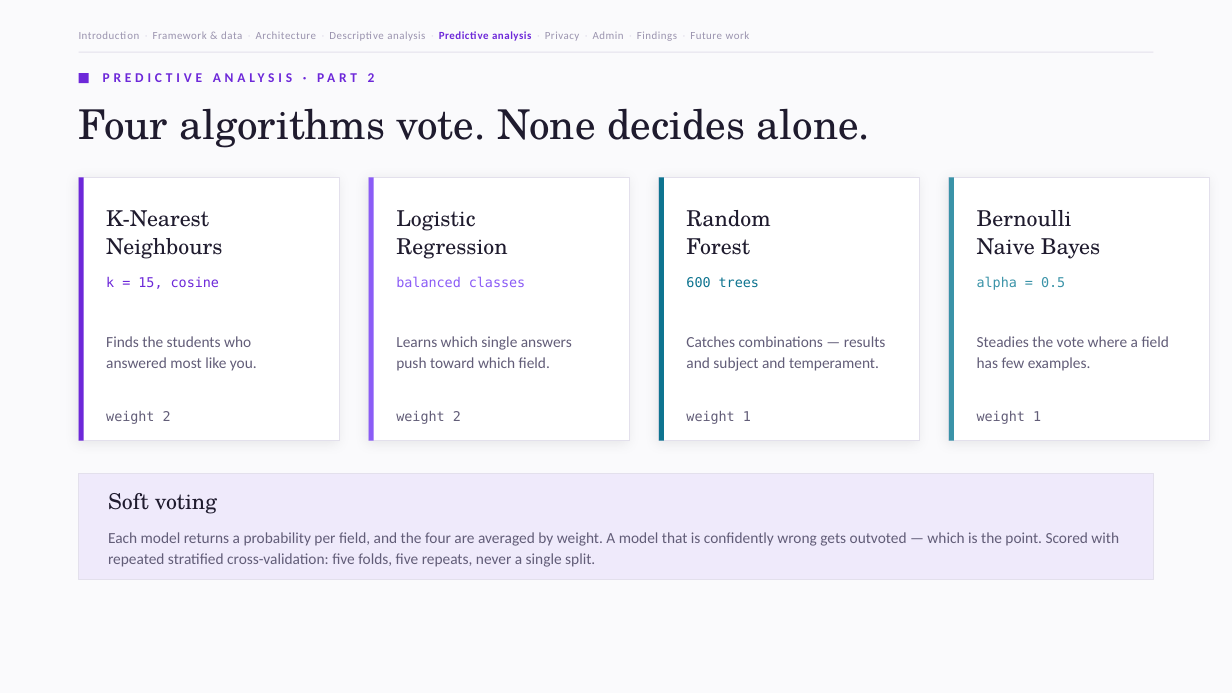
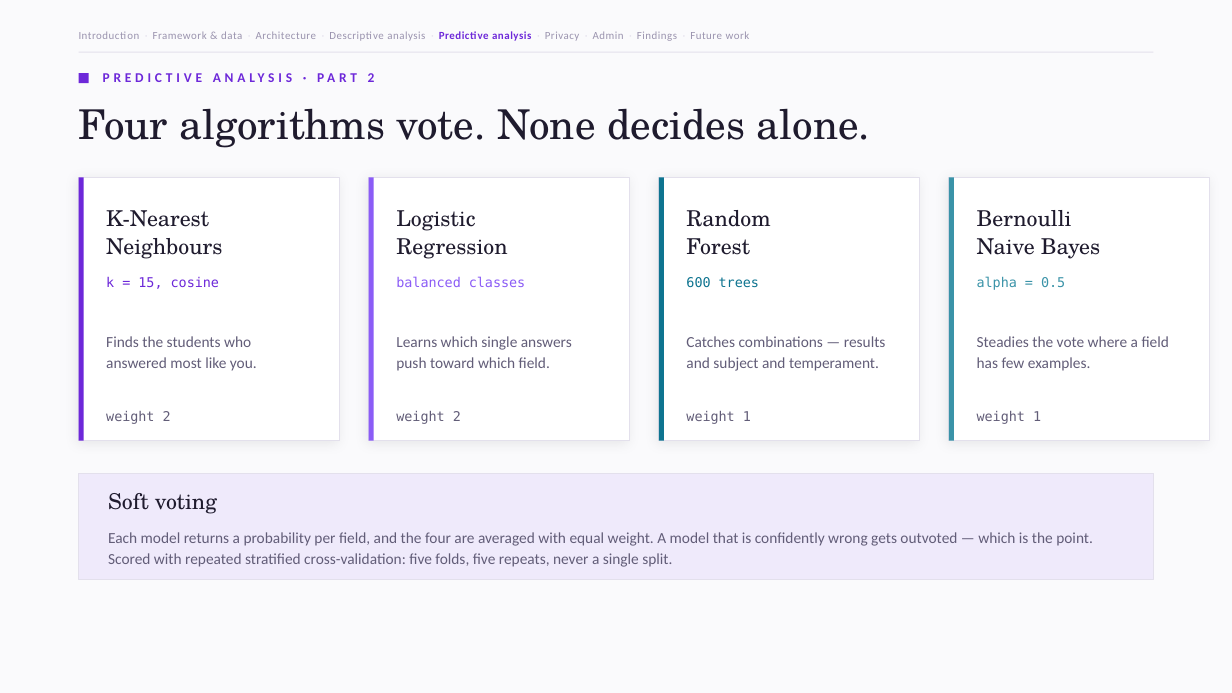
Before and after one commit to Zieszx/arah, a slide deck: slide 12 of ARAH-System-Overview.pptx. Drawn at 1232x693 pixels with LibreOffice and Linux fonts; fonts in the diff are those of the drawing. Boxes give left, top, right and bottom in pixels: in the first picture for what was removed or moved away, otherwise in the second. Text is boxed around its words. In the diff, an @@ line names an element or a change of style, - is before the commit and + after.

Commit message:
Show the predictive code, not only describe it
Six extracts of the system's own source go into the report and two of them
onto the deck: the encoder, the four-model ensemble, the ranking function
that marginalises over pre-U routes, the cross-validation behind every
accuracy figure quoted, the code that turns a ranking into what a student
sees under the k-anonymity rules, and the measurement of the marginalised
path. Four of the six are the predictive path.

Each is rendered from the working tree at build time and carries its real
file name and line numbers, so an extract cannot drift away from the code it
claims to show — a renamed function fails the build instead of shipping a
stale screenshot. The deck gets a narrowed crop of predict() rather than the
whole function, because thirty-five lines shrunk to half a slide is not
readable from a seat.

Also here:

- The deck said the four voters carry weights 2/2/1/1. They have been equal
  since 2026-07-30, which is what train.py, the report and the README all
  say. Corrected; the slide was the only thing still on the old numbers.
- uat_analysis.py moves to scripts/, so the delivery folder can hold its
  executable code under source-code/ and nowhere else. package-delivery.mjs
  now checks that rather than trusting it, and fails the build on a stray.

```diff
--- a/ARAH-System-Overview.pptx
+++ b/ARAH-System-Overview.pptx
@@ text at (x1=108, y1=532, x2=1093, y2=567): text changed @@
-Each model returns a probability per field, and the four are averaged by weight. A model that is confidently wrong gets outvoted — which is the point. Scored with repeated stratified cross-validation: five folds, five repeats, never a single split.
+Each model returns a probability per field, and the four are averaged with equal weight. A model that is confidently wrong gets outvoted — which is the point. Scored with repeated stratified cross-validation: five folds, five repeats, never a single split.
```
Also in this commit, not shown: 2 slides added, 12 other files.
